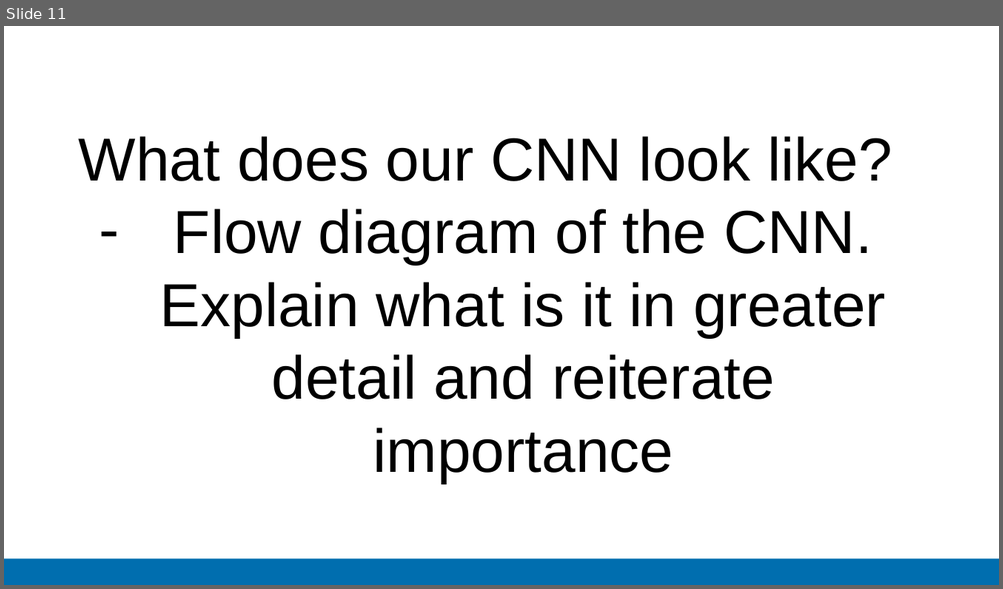
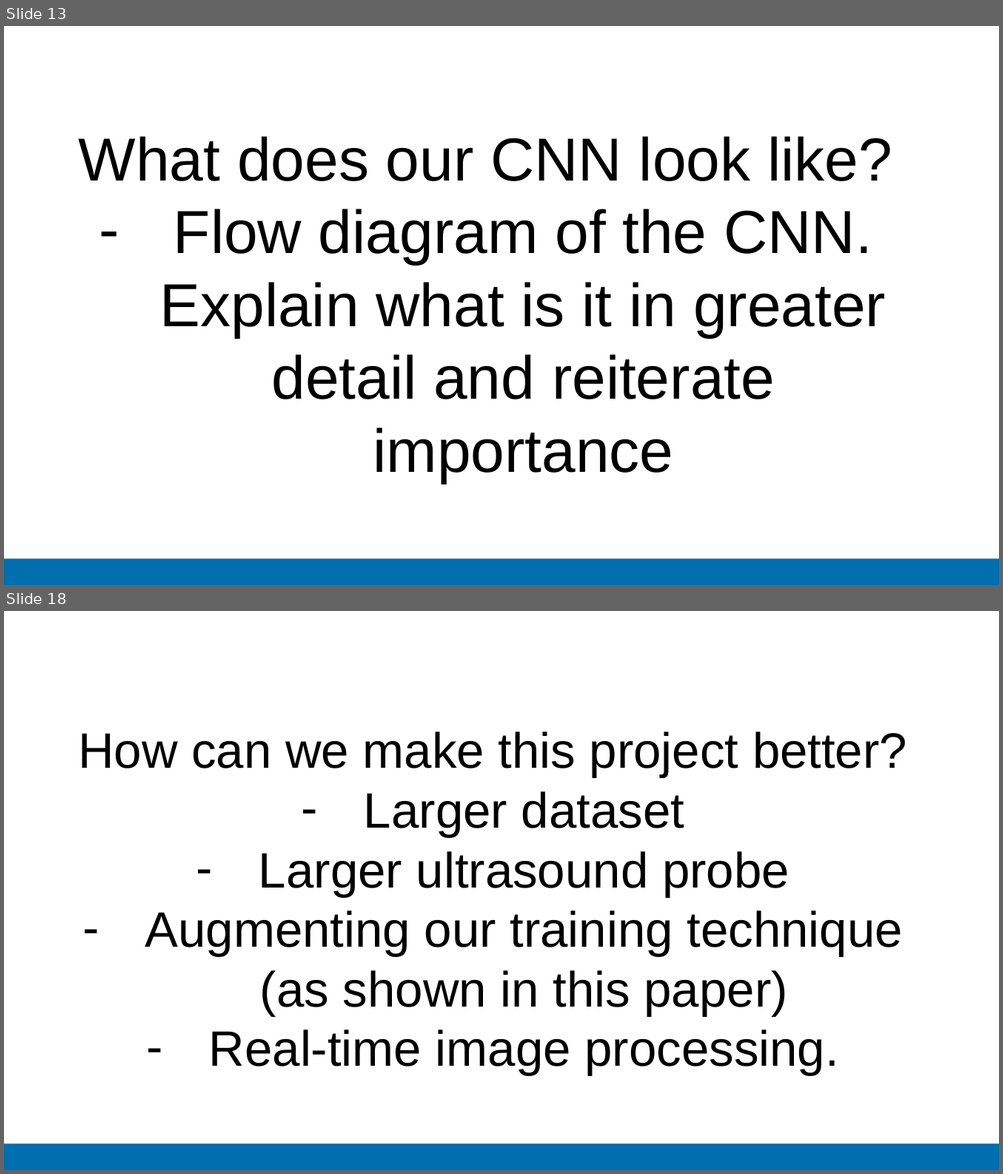
Before and after one commit to zacbaum/Winter-School-Group-2, a slide deck: Imperial College Presentation Template.pptx. Shown one above the other, each under a label of ours: slide 11 before the commit, slides 13 and 18 after it; the slides between them are not shown. The pictures are 1003x589 and 1003x1174 pixels, drawn with LibreOffice and Linux fonts; fonts in the diff are those of the drawing; background and template pictures are left out. Boxes give left, top, right and bottom in pixels: in the first picture for what was removed or moved away, otherwise in the second. Text is boxed around its words. In the diff, an @@ line names an element or a change of style, - is before the commit and + after.

```diff
--- a/Imperial College Presentation Template.pptx
+++ b/Imperial College Presentation Template.pptx
@@ slide 18 added at (4,611,999,1170), background #FFFFFF; not listed: 1 template element that a slide beside it also shows @@
@@ text added at (78,732,907,1076), 36 pt, text #000000 @@
+How can we make this project better?
+– Larger dataset
+– Larger ultrasound probe
+– Augmenting our training technique (as shown in this paper)
+– Real-time image processing.
@@ what was slide 11 is now slide 13 @@
```
Also in this commit, not shown: 3 slides changed, 8 other slides added, 2 slides removed.
